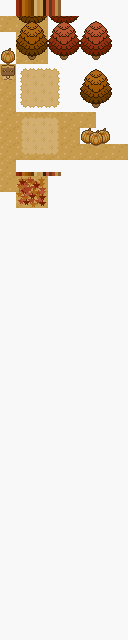
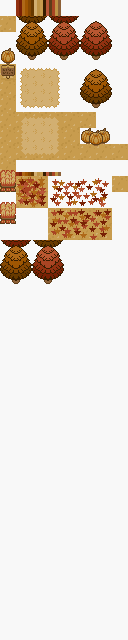
Before/after of a 128 x 640 layered artwork. What changed in the layer stack:
painted on "Background" over (x1=0, y1=16, x2=128, y2=284)
